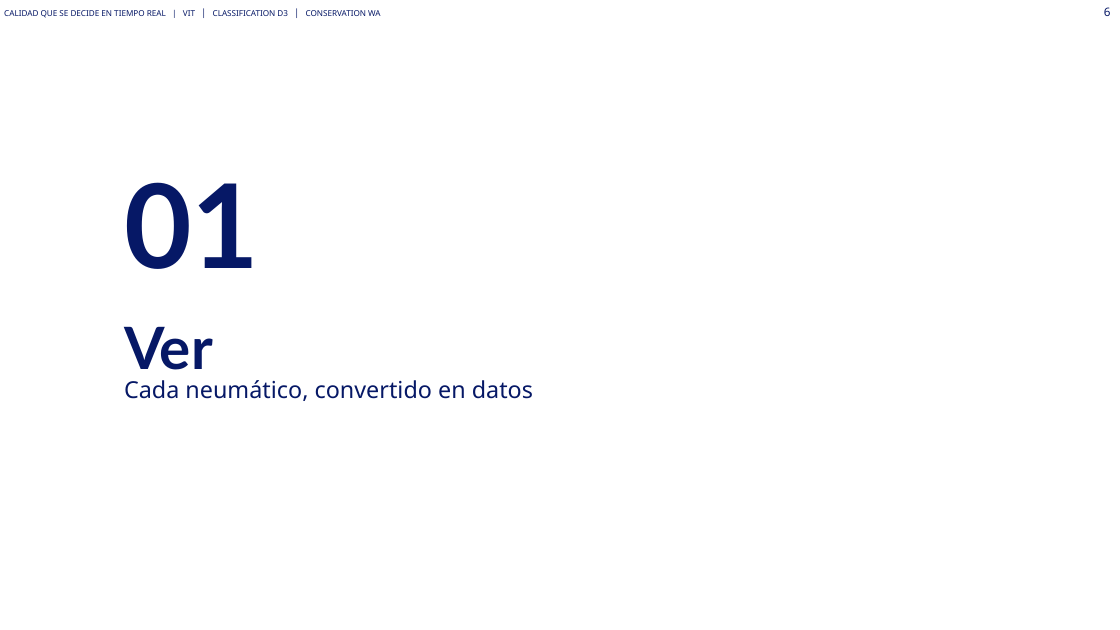
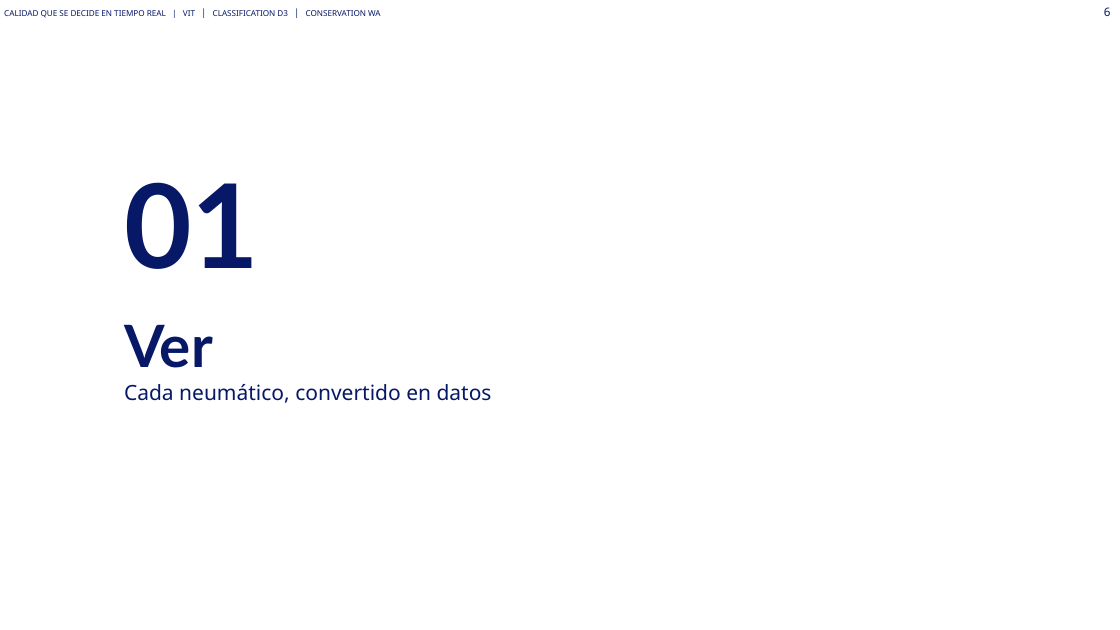
Before and after one commit to Asierenux/blank-app, a slide deck: slide 6 of presentaciones/Michelin_Hyundai_Fabricacion_Digital_ES_plantilla2026.pptx. Drawn at 1120x630 pixels with LibreOffice and Linux fonts; fonts in the diff are those of the drawing; background and template pictures are left out. Boxes give left, top, right and bottom in pixels: in the first picture for what was removed or moved away, otherwise in the second. Text is boxed around its words. In the diff, an @@ line names an element or a change of style, - is before the commit and + after.

```diff
--- a/presentaciones/Michelin_Hyundai_Fabricacion_Digital_ES_plantilla2026.pptx
+++ b/presentaciones/Michelin_Hyundai_Fabricacion_Digital_ES_plantilla2026.pptx
@@ title at box(124, 384, 492, 403): size 20 to 18 pt; list level 1 to 2 in "Cada neumático, convertido en datos"; line spacing 0.8 to 1 @@
```
Also in this commit, not shown: 23 other slides changed, 2 slides added, 2 slides removed, 1 other file.
